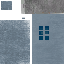
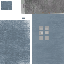
Layers edited between the first and the second 64 × 64 image:
hid "Light Blue Off" over (x1=39, y1=26, x2=49, y2=40)
added layer "Light new" above "Light Blue" over (x1=39, y1=26, x2=49, y2=40)
hid "Light Blue" over (x1=39, y1=26, x2=49, y2=40)
